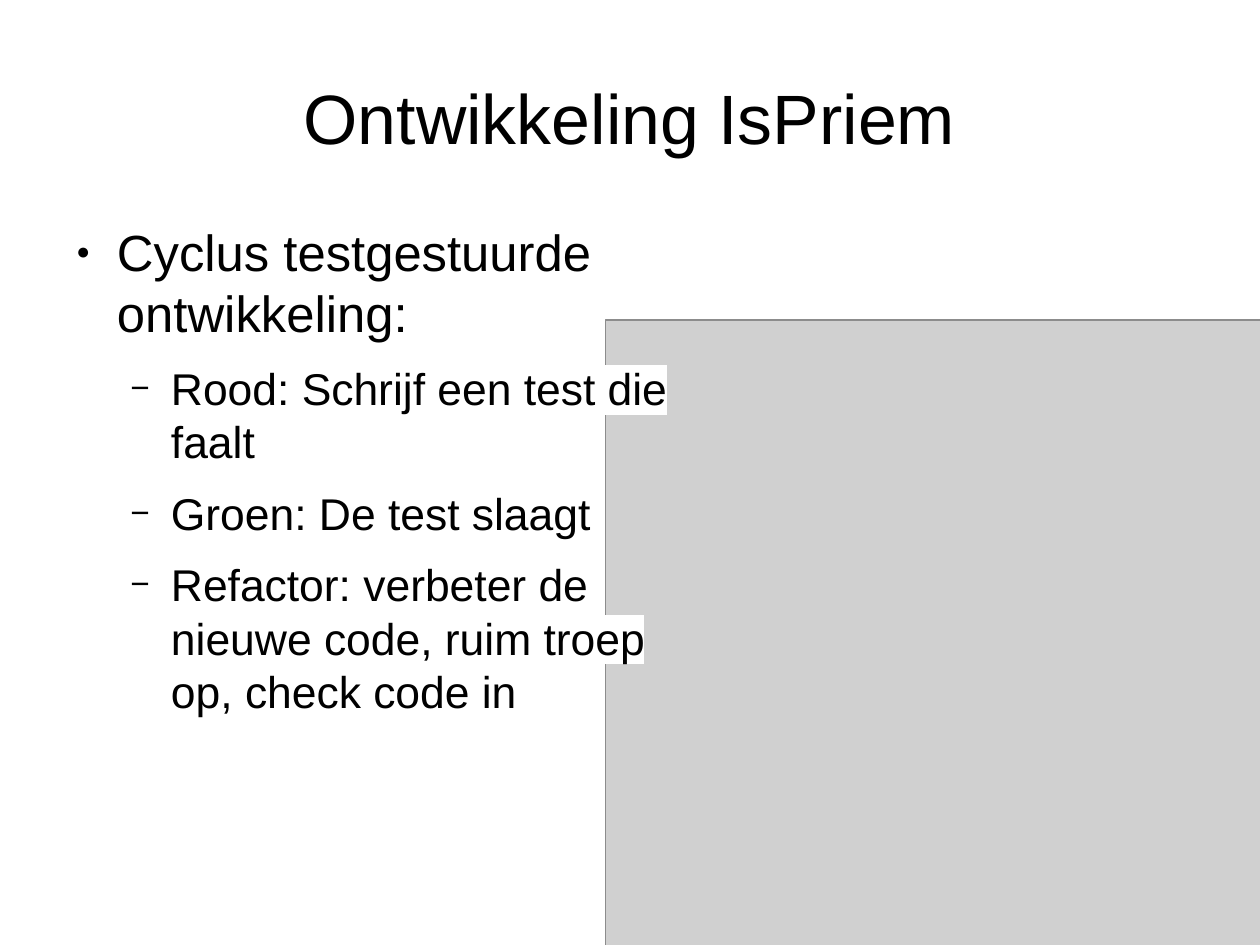
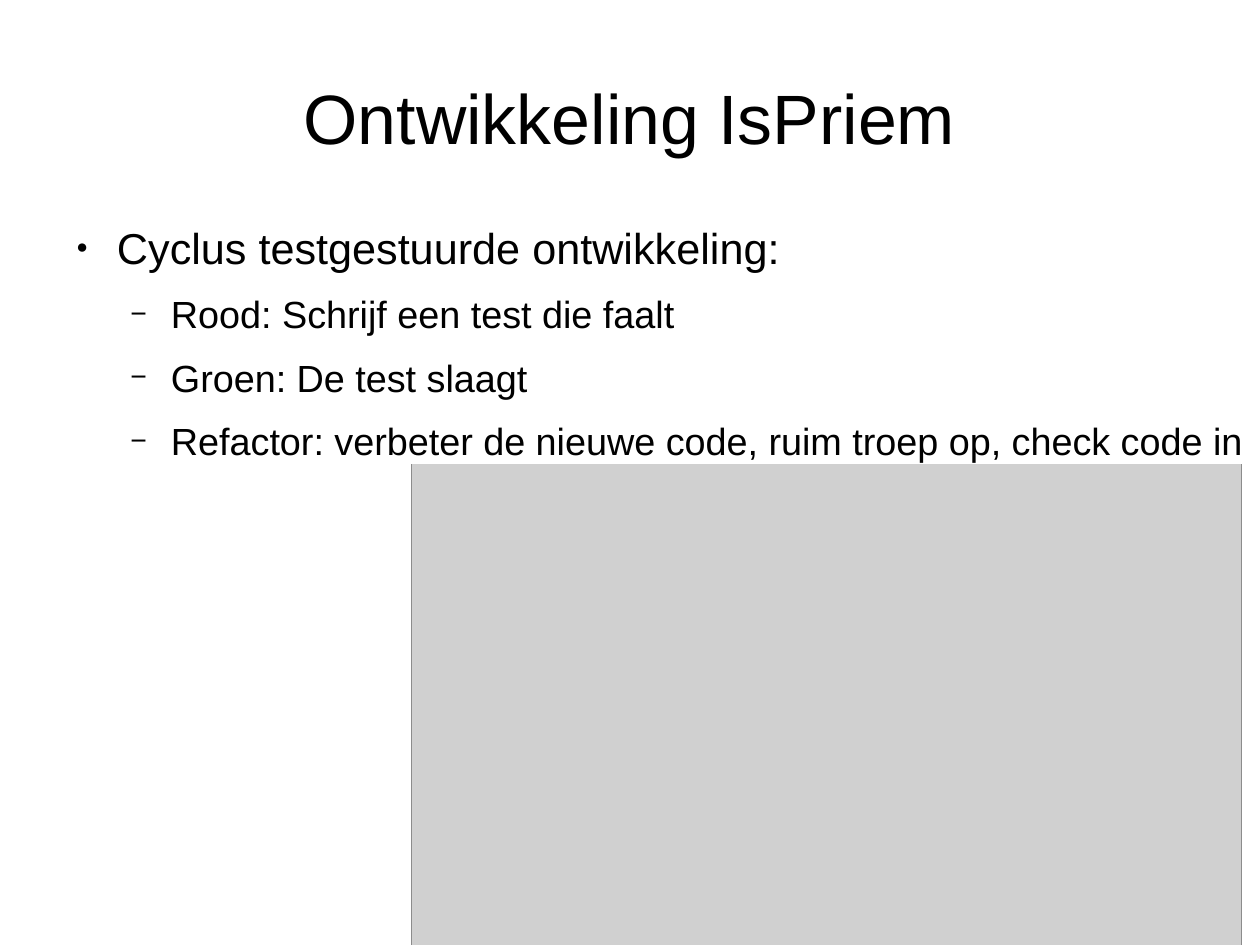
Before and after one commit to djog/arduino_cursus, a slide deck: slide 9 of Raw/TestgestuurdeOntwikkeling.odp. Drawn at 1260x945 pixels with LibreOffice and Linux fonts; fonts in the diff are those of the drawing; grey boxes stand for pictures. Boxes give left, top, right and bottom in pixels: in the first picture for what was removed or moved away, otherwise in the second. Text is boxed around its words. In the diff, an @@ line names an element or a change of style, - is before the commit and + after.

```diff
--- a/Raw/TestgestuurdeOntwikkeling.odp
+++ b/Raw/TestgestuurdeOntwikkeling.odp
@@ text "Cyclus testgestuurde ontwikkeling:" at bbox=[117, 232, 1242, 462]: size 32 to 27.2 pt in "Cyclus testgestuurde ontwikkeling:"; size 28 to 23.8 pt in "Rood: Schrijf een test die faalt", "Groen: De test slaagt", "Refactor: verbeter de nieuwe code, ruim troep ..." @@
@@ picture: place and size @@
-picture at bbox=[606, 320, 1260, 945]
+picture at bbox=[412, 446, 1242, 945]
```
Also in this commit, not shown: 13 other slides changed, 3 other files.
